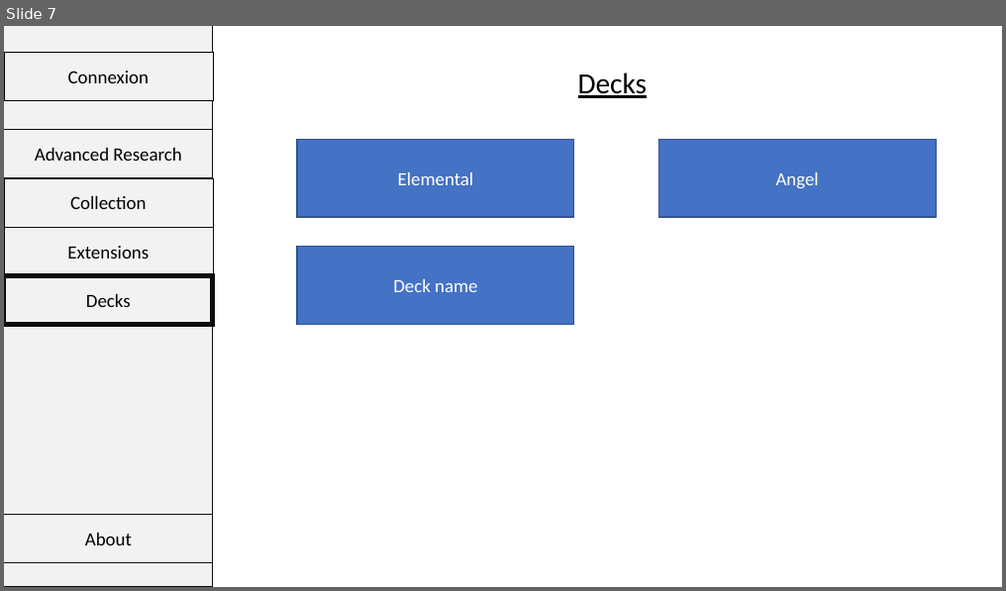
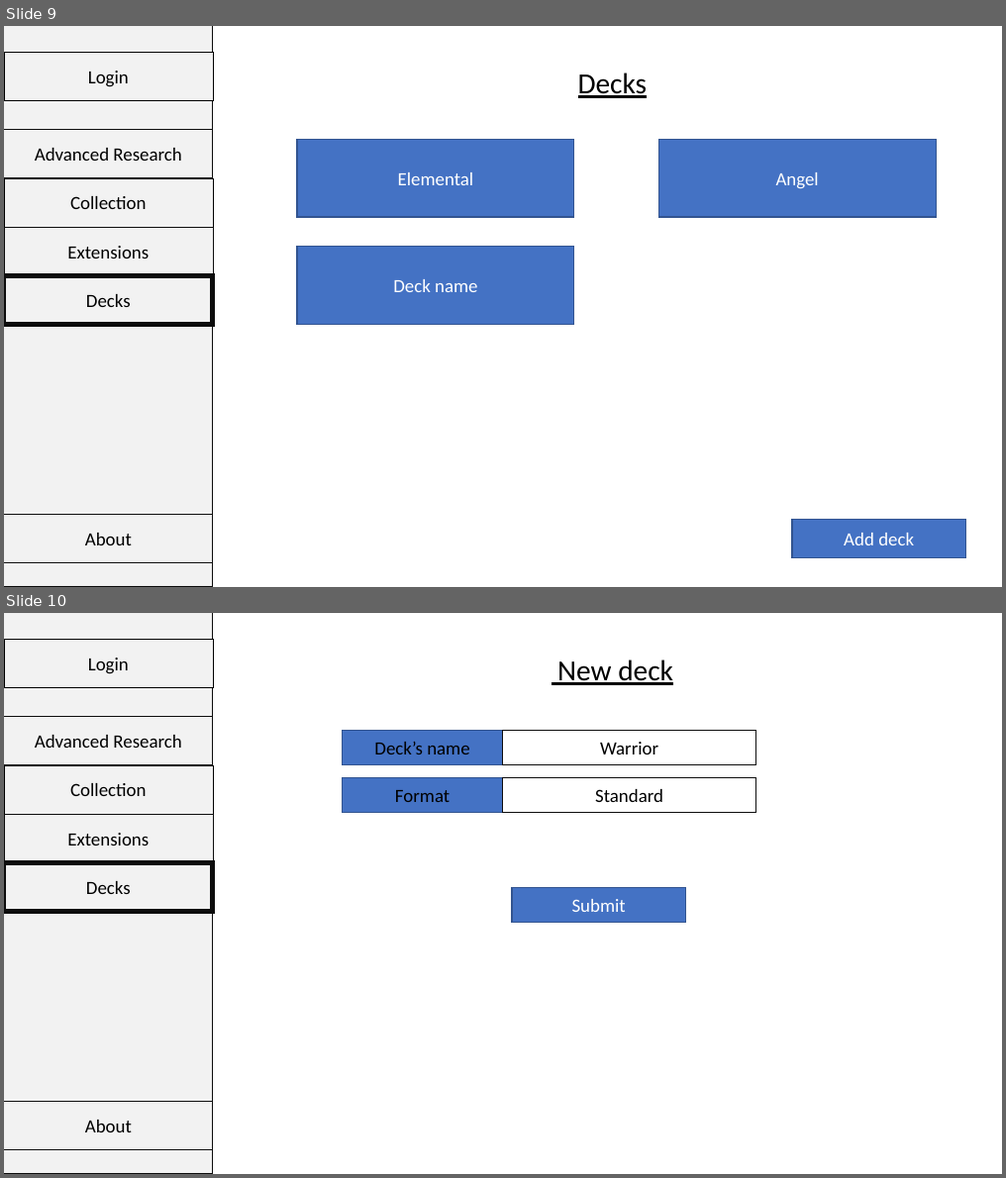
Before and after one commit to guillaumemouchet/Gathering-The-Magic, a slide deck: doc/maquettes/Maquette_Gathering_The_Magic.pptx. Shown one above the other, each under a label of ours: slide 7 before the commit, slides 9 and 10 after it. The pictures are 1006x591 and 1006x1178 pixels, drawn with LibreOffice and Linux fonts; fonts in the diff are those of the drawing. Boxes give left, top, right and bottom in pixels: in the first picture for what was removed or moved away, otherwise in the second. Text is boxed around its words. In the diff, an @@ line names an element or a change of style, - is before the commit and + after.

```diff
--- a/doc/maquettes/Maquette_Gathering_The_Magic.pptx
+++ b/doc/maquettes/Maquette_Gathering_The_Magic.pptx
@@ slide 10 added at box(4, 613, 1002, 1174), background #FFFFFF @@
@@ rectangle added at box(4, 613, 213, 1174), fill #F2F2F2, outline #0D0D0D 1 pt @@
@@ rectangle added at box(4, 639, 213, 688), fill #F2F2F2, outline #000000 0.25 pt, 18 pt, text #000000 @@
+Login
@@ text added at box(557, 660, 673, 685), 28 pt, text #000000, underline @@
+New deck
@@ rectangle added at box(4, 716, 213, 765), fill #F2F2F2, outline #0D0D0D 1 pt, 18 pt, text #000000 @@
+Advanced Research
@@ rectangle added at box(342, 730, 503, 765), fill #4472C4, outline #325491 1 pt, 18 pt, text #000000 @@
+Deck’s name
@@ rectangle added at box(503, 730, 756, 765), fill #FFFFFF, outline #0D0D0D 1 pt, 18 pt, text #000000 @@
+Warrior
@@ rectangle added at box(4, 765, 213, 814), fill #F2F2F2, outline #000000 0.25 pt, 18 pt, text #000000 @@
+Collection
@@ rectangle added at box(342, 777, 503, 813), fill #4472C4, outline #325491 1 pt, 18 pt, text #000000 @@
+Format
@@ rectangle added at box(503, 777, 756, 813), fill #FFFFFF, outline #0D0D0D 1 pt, 18 pt, text #000000 @@
+Standard
@@ rectangle added at box(4, 814, 213, 863), fill #F2F2F2, outline #0D0D0D 0.25 pt, 18 pt, text #000000 @@
+Extensions
@@ rectangle added at box(4, 863, 213, 912), fill #F2F2F2, outline #0D0D0D 4.5 pt, 18 pt, text #000000 @@
+Decks
@@ rectangle added at box(512, 888, 686, 923), fill #4472C4, outline #325491 1 pt, 18 pt, text #FFFFFF @@
+Submit
@@ rectangle added at box(4, 1102, 213, 1151), fill #F2F2F2, outline #0D0D0D 1 pt, 18 pt, text #000000 @@
+About
@@ what was slide 7 is now slide 9 @@
@@ slide 9 changed as well @@
@@ text in rectangle at box(88, 71, 129, 87): text changed @@
-Connexion
+Login
@@ rectangle added at box(792, 519, 966, 559), fill #4472C4, outline #325491 1 pt, 18 pt, text #FFFFFF @@
+Add deck
```
Also in this commit, not shown: 7 other slides changed, 2 other slides added, 2 other files.
